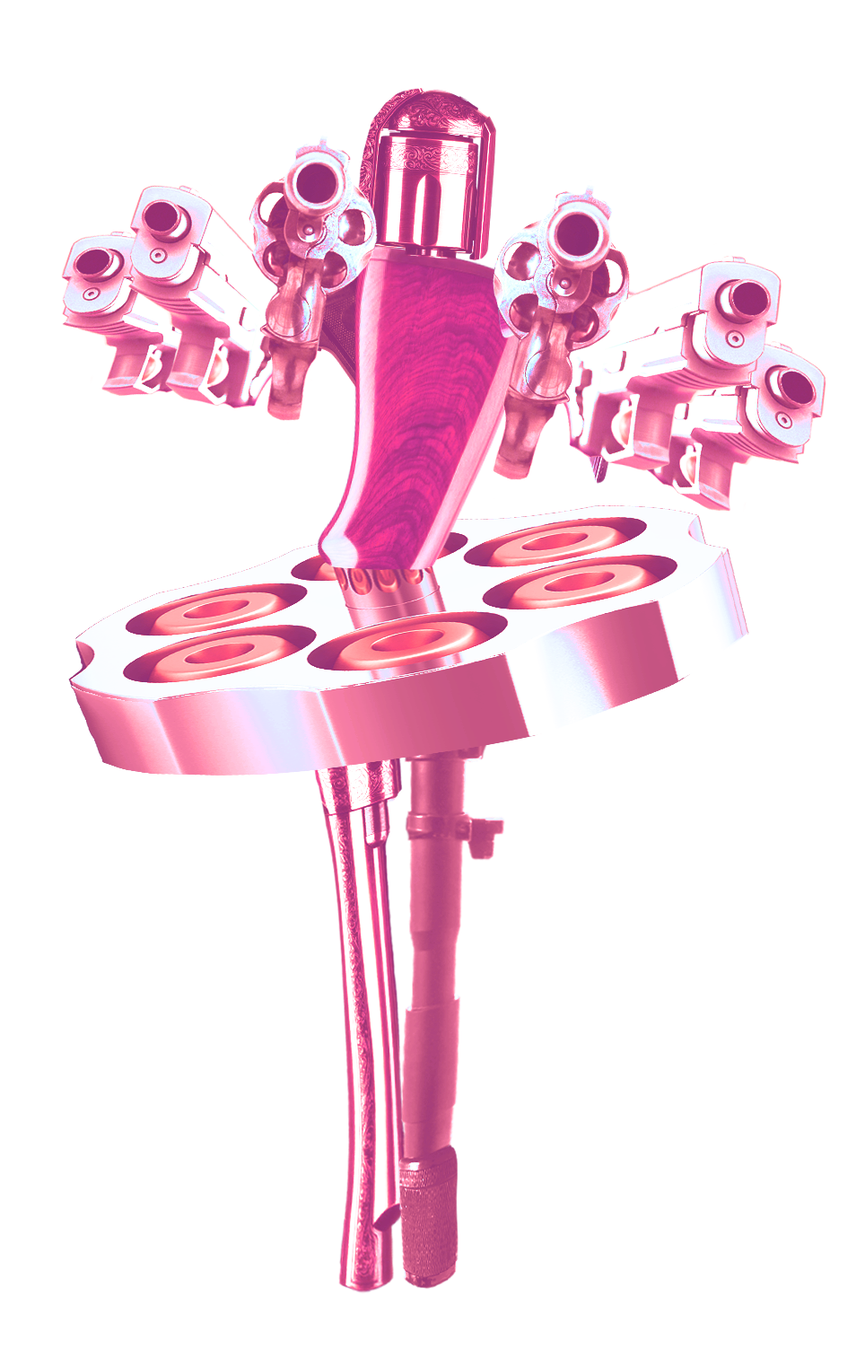
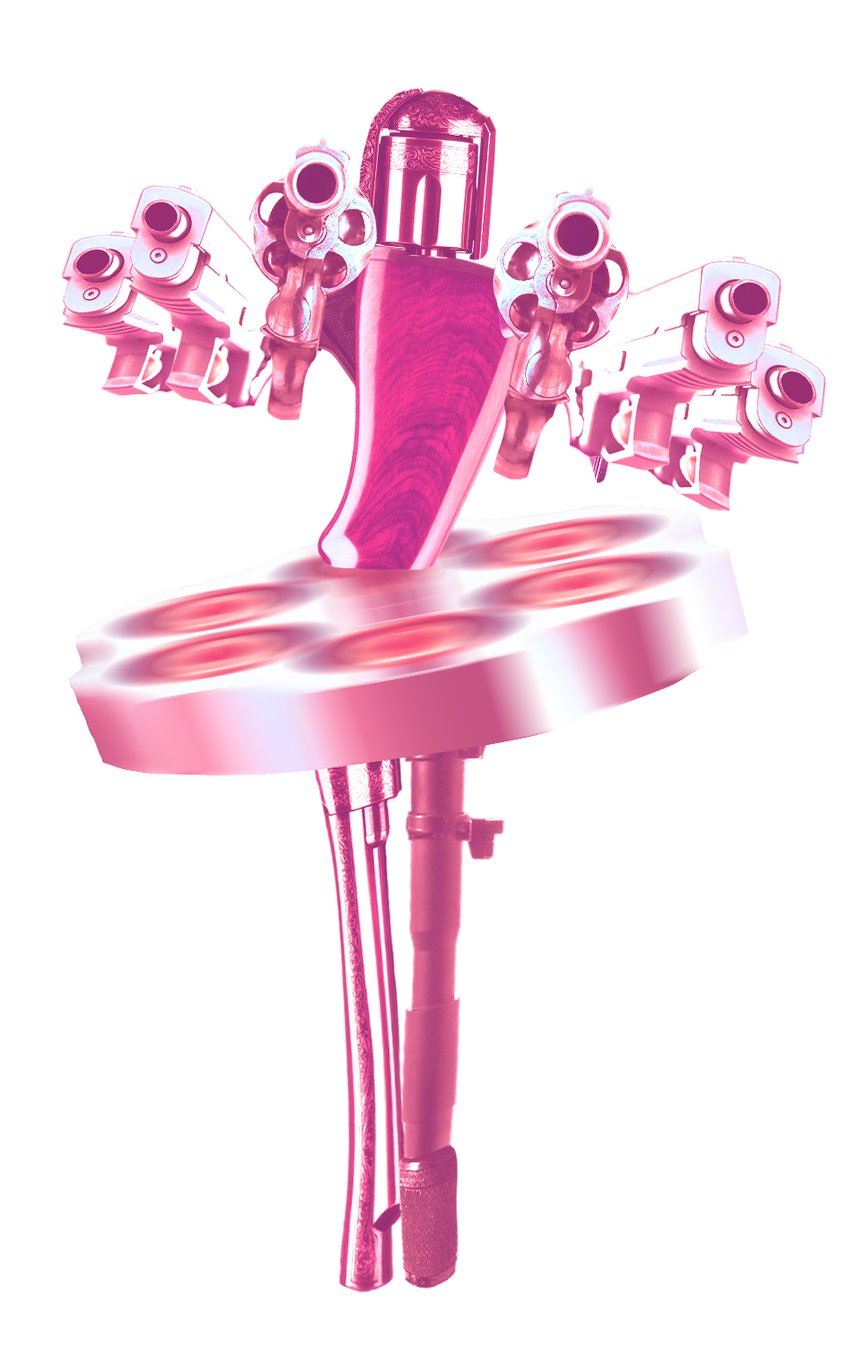
Layers edited between the first and the second 865 x 1350 image:
painted on "skirt frame 3" over (x1=68, y1=505, x2=750, y2=776)
painted on "skirt frame 2" over (x1=68, y1=505, x2=750, y2=776)
painted on "skirt frame 1" over (x1=68, y1=505, x2=750, y2=776)
